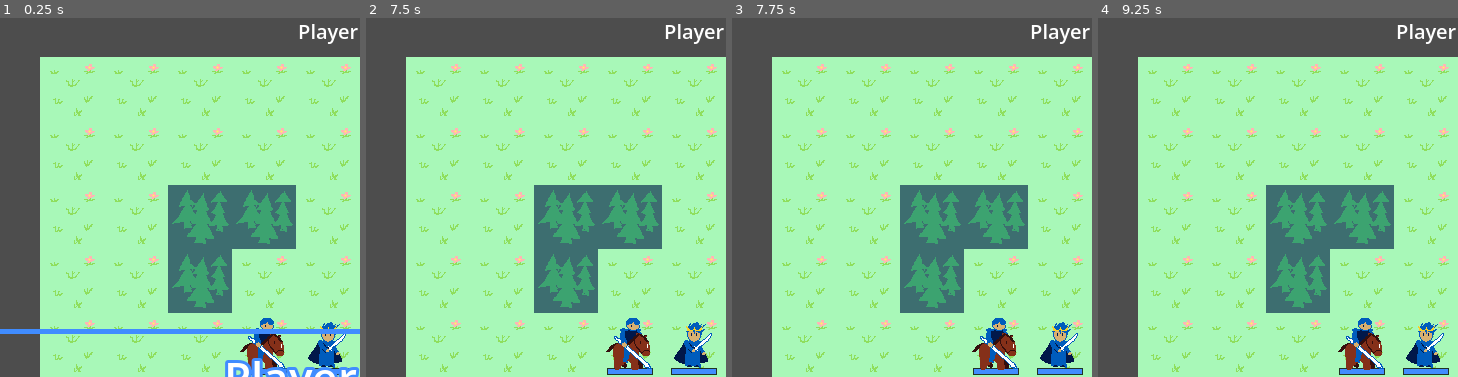
Above: before the commit, frames 1-4 (left to right).
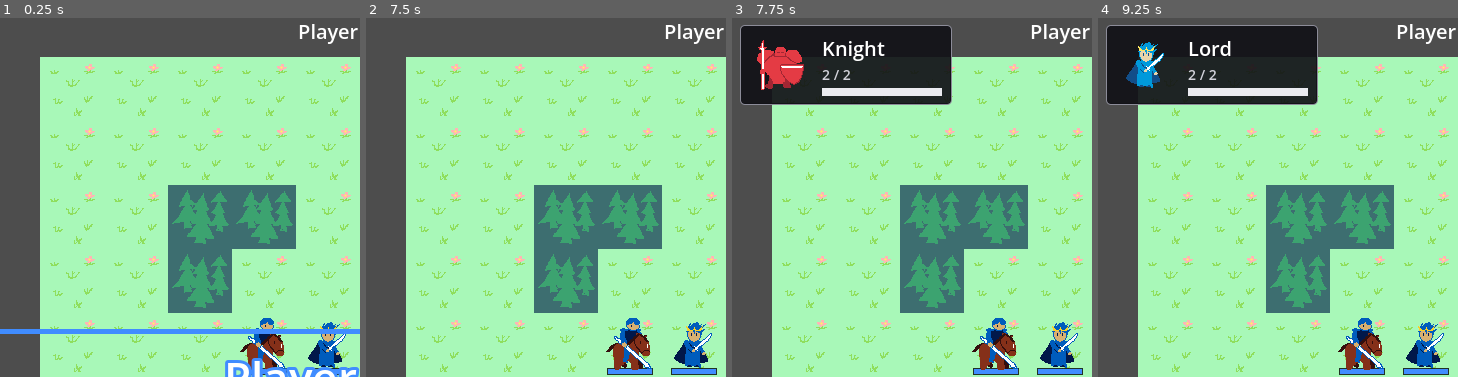
Above: after the commit, the same moments.

Repository: fhchu/feclone
Game: Godot game, scene res://scenes/game.tscn
Same seed, same stepped clock (60 frames per second), same inputs: the game is played once before the commit and once after it.
Inputs (mouse positions are % of the whole screen's width and height, from its top left):
- Up to frame 1 (0.25 s): no input
- Up to frame 2 (7.5 s): tap Enter at 0.5, 4.25, 7.25 s; drag from (46, 45) to (81, 28) at 0.52 s; click "Settings" at 1.25 s; click "Restart Level" at 2 s; tap Space at 2.75, 6.5 s; drag from (46, 45) to (81, 28) at 2.77 s; move the mouse to (37, 45) at 3.52 s; click (37, 45) at 3.67 s; drag from (81, 28) to (37, 45) at 4.27 s; click "Undo" at 5 s; click "Undo" at 5.75 s; move the mouse to (80, 65) at 6.52 s; click (80, 65) at 6.67 s; drag from (20, 35) to (81, 28) at 7.27 s
- Up to frame 3 (7.75 s): no input
- Up to frame 4 (9.25 s): tap Space at 8 s; move the mouse to (55, 50) at 8.02 s; click (55, 50) at 8.17 s; drag from (35, 25) to (46, 45) at 8.77 s
The pictures show only the part of the screen within x 0-50%, y 0-50%; the shares and areas given below are measured in that part.

Frames 1-2 are identical in both runs. In frame 3, 13% of the frame differs, in the area x 2-62%, y 1-25%; in frame 4, 13%.

Commit message:
Add neutral hover info card for units
Hovering any unit (either team) shows a greyscale card in the top-left:
the unit's sprite as a stand-in portrait (an AtlasTexture over the same
pieces.png region, so class/team art stays in sync), the name via
unit.display_name() (class name until unique characters exist), and
current/max hp with a bar. Visible only in the idle state — it hides
the moment a unit is selected or any menu/animation owns the screen,
and returns if the pointer is still over a unit after deselecting.
Hover rides the units' existing Area2D mouse signals; the card itself
ignores mouse input so it never blocks clicks on cells beneath it.

Co-Authored-By: Claude Fable 5 <noreply@anthropic.com>

Diff:
--- a/scenes/game.tscn
+++ b/scenes/game.tscn
@@ -36,6 +36,22 @@
 outline_size = 12
 outline_color = Color(0.25, 0.55, 1, 1)
 
+[sub_resource type="StyleBoxFlat" id="StyleBoxFlat_info"]
+content_margin_left = 8.0
+content_margin_top = 8.0
+content_margin_right = 10.0
+content_margin_bottom = 8.0
+bg_color = Color(0.07, 0.07, 0.09, 0.92)
+border_width_left = 1
+border_width_top = 1
+border_width_right = 1
+border_width_bottom = 1
+border_color = Color(0.55, 0.55, 0.6, 1)
+corner_radius_top_left = 4
+corner_radius_top_right = 4
+corner_radius_bottom_right = 4
+corner_radius_bottom_left = 4
+
 [node name="Game" type="Node2D"]
 script = ExtResource("1_main")
 
@@ -68,6 +84,52 @@
 disabled = true
 text = "Undo"
 
+[node name="UnitInfoPanel" type="PanelContainer" parent="UI"]
+visible = false
+offset_left = 8.0
+offset_top = 8.0
+mouse_filter = 2
+theme_override_styles/panel = SubResource("StyleBoxFlat_info")
+
+[node name="HBoxContainer" type="HBoxContainer" parent="UI/UnitInfoPanel"]
+layout_mode = 2
+mouse_filter = 2
+theme_override_constants/separation = 10
+
+[node name="Portrait" type="TextureRect" parent="UI/UnitInfoPanel/HBoxContainer"]
+custom_minimum_size = Vector2(64, 64)
+layout_mode = 2
+mouse_filter = 2
+
+[node name="Info" type="VBoxContainer" parent="UI/UnitInfoPanel/HBoxContainer"]
+layout_mode = 2
+size_flags_vertical = 4
+mouse_filter = 2
+theme_override_constants/separation = 3
+
+[node name="NameLabel" type="Label" parent="UI/UnitInfoPanel/HBoxContainer/Info"]
+layout_mode = 2
+theme_override_font_sizes/font_size = 20
+text = "Lord"
+
+[node name="HpLabel" type="Label" parent="UI/UnitInfoPanel/HBoxContainer/Info"]
+layout_mode = 2
+theme_override_colors/font_color = Color(0.82, 0.82, 0.85, 1)
+theme_override_font_sizes/font_size = 14
+text = "2 / 2"
+
+[node name="HpBarBack" type="ColorRect" parent="UI/UnitInfoPanel/HBoxContainer/Info"]
+custom_minimum_size = Vector2(120, 8)
+layout_mode = 2
+mouse_filter = 2
+color = Color(0.22, 0.22, 0.24, 1)
+
+[node name="HpBarFill" type="ColorRect" parent="UI/UnitInfoPanel/HBoxContainer/Info/HpBarBack"]
+offset_right = 120.0
+offset_bottom = 8.0
+mouse_filter = 2
+color = Color(0.92, 0.92, 0.94, 1)
+
 [node name="PhaseBanner" type="PanelContainer" parent="UI"]
 visible = false
 anchors_preset = 14
--- a/scripts/main.gd
+++ b/scripts/main.gd
@@ -30,6 +30,13 @@
 @onready var settings_button  : Button         = $UI/SettingsButton
 @onready var settings_panel   : PanelContainer = $UI/SettingsPanel
 @onready var game_over_screen : Control        = $UI/GameOverScreen
+@onready var info_panel       : PanelContainer = $UI/UnitInfoPanel
+@onready var info_portrait    : TextureRect    = $UI/UnitInfoPanel/HBoxContainer/Portrait
+@onready var info_name        : Label          = $UI/UnitInfoPanel/HBoxContainer/Info/NameLabel
+@onready var info_hp          : Label          = $UI/UnitInfoPanel/HBoxContainer/Info/HpLabel
+@onready var info_bar_fill    : ColorRect      = $UI/UnitInfoPanel/HBoxContainer/Info/HpBarBack/HpBarFill
+
+const INFO_BAR_WIDTH : float = 120.0
 
 # ── Current level ──────────────────────────────────────────────────────────────
 # Set by _load_level(); ground and units_node point into the level
@@ -86,6 +93,7 @@
 
 func _ready() -> void:
     overlay.overlay_alpha = 0.5
+    info_portrait.texture = AtlasTexture.new()
     undo_button.pressed.connect(undo_move)
     attack_button.pressed.connect(_on_attack_pressed)
     wait_button.pressed.connect(_on_wait_pressed)
@@ -126,6 +134,7 @@
     settings_panel.visible   = false
     game_over_screen.visible = false
 
+    _hovered_unit = null  # the hovered node is about to be freed
     current_level_path = path
     level = load(path).instantiate()
     level_holder.add_child(level)
@@ -152,6 +161,8 @@
         unit.connect("drag_moved",     _on_drag_moved)
         unit.connect("drop_attempted", _on_drop_attempted)
         unit.connect("clicked",        _on_unit_clicked)
+        unit.mouse_entered.connect(_on_unit_mouse_entered.bind(unit))
+        unit.mouse_exited.connect(_on_unit_mouse_exited.bind(unit))
         unit_map[cell] = unit
 
 # ── Map queries ────────────────────────────────────────────────────────────────
@@ -383,6 +394,7 @@
     overlay.clear_range()
 
     selected_unit = unit
+    _refresh_unit_info()  # selection hides the hover card
     var costs : Dictionary = _get_reach_costs(unit)
     reachable_cells = costs.keys()
     attack_targets  = _get_attack_targets(unit, costs)
@@ -464,6 +476,46 @@
     attack_targets      = {}
     overlay.clear_all()
     _clear_pending()
+    _refresh_unit_info()  # the hover card may come back once nothing is selected
+
+# ── Unit info card (hover) ─────────────────────────────────────────────────────
+# A neutral greyscale card in the top-left showing the hovered unit's
+# portrait (sprite for now), name, and hp. Shown for both teams, only
+# in the idle state: it disappears the moment a unit is selected or any
+# animation/menu owns the screen.
+
+var _hovered_unit : Variant = null   # Area2D under the mouse, or null
+
+func _on_unit_mouse_entered(unit: Area2D) -> void:
+    _hovered_unit = unit
+    _refresh_unit_info()
+
+func _on_unit_mouse_exited(unit: Area2D) -> void:
+    if _hovered_unit == unit:
+        _hovered_unit = null
+        _refresh_unit_info()
+
+## Recomputes the card's visibility and contents. Called from the hover
+## signals and from the selection/state transitions that should hide or
+## restore it.
+func _refresh_unit_info() -> void:
+    var showable : bool = _hovered_unit != null \
+            and is_instance_valid(_hovered_unit) and _hovered_unit.visible \
+            and selected_unit == null and click_selected_unit == null \
+            and not _input_locked()
+    if not showable:
+        info_panel.visible = false
+        return
+    var sprite : Sprite2D = _hovered_unit.get_node("Sprite2D")
+    var portrait : AtlasTexture = info_portrait.texture
+    portrait.atlas  = sprite.texture      # portrait art replaces this later
+    portrait.region = sprite.region_rect
+    info_name.text = _hovered_unit.display_name()
+    info_hp.text   = "%d / %d" % [_hovered_unit.hp, _hovered_unit.max_hp]
+    info_bar_fill.size = Vector2(
+            INFO_BAR_WIDTH * _hovered_unit.hp / float(_hovered_unit.max_hp),
+            info_bar_fill.size.y)
+    info_panel.visible = true
 
 # ── Action menu (the FE move-then-menu flow) ──────────────────────────────────
 # Moving a unit no longer ends its turn: the unit walks, then this
--- a/scripts/unit.gd
+++ b/scripts/unit.gd
@@ -100,6 +100,11 @@
 signal drop_attempted(unit: Area2D, world_pos: Vector2)
 ## Fired when the press is released with under DRAG_THRESHOLD of movement.
 signal clicked(unit: Area2D)
+
+## Name shown in the hover info card. Unique characters ("Lyon",
+## "Cormag") will override this with a real name property later.
+func display_name() -> String:
+    return unit_class.capitalize()
 
 # ── Lifecycle ──────────────────────────────────────────────────────────────────
 
Not shown, changed: README.md
